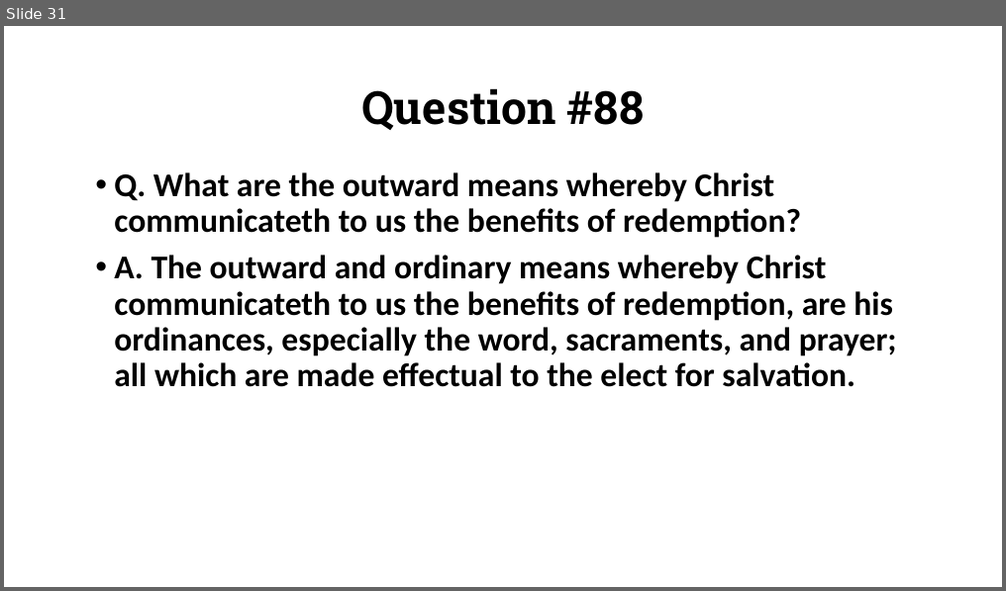
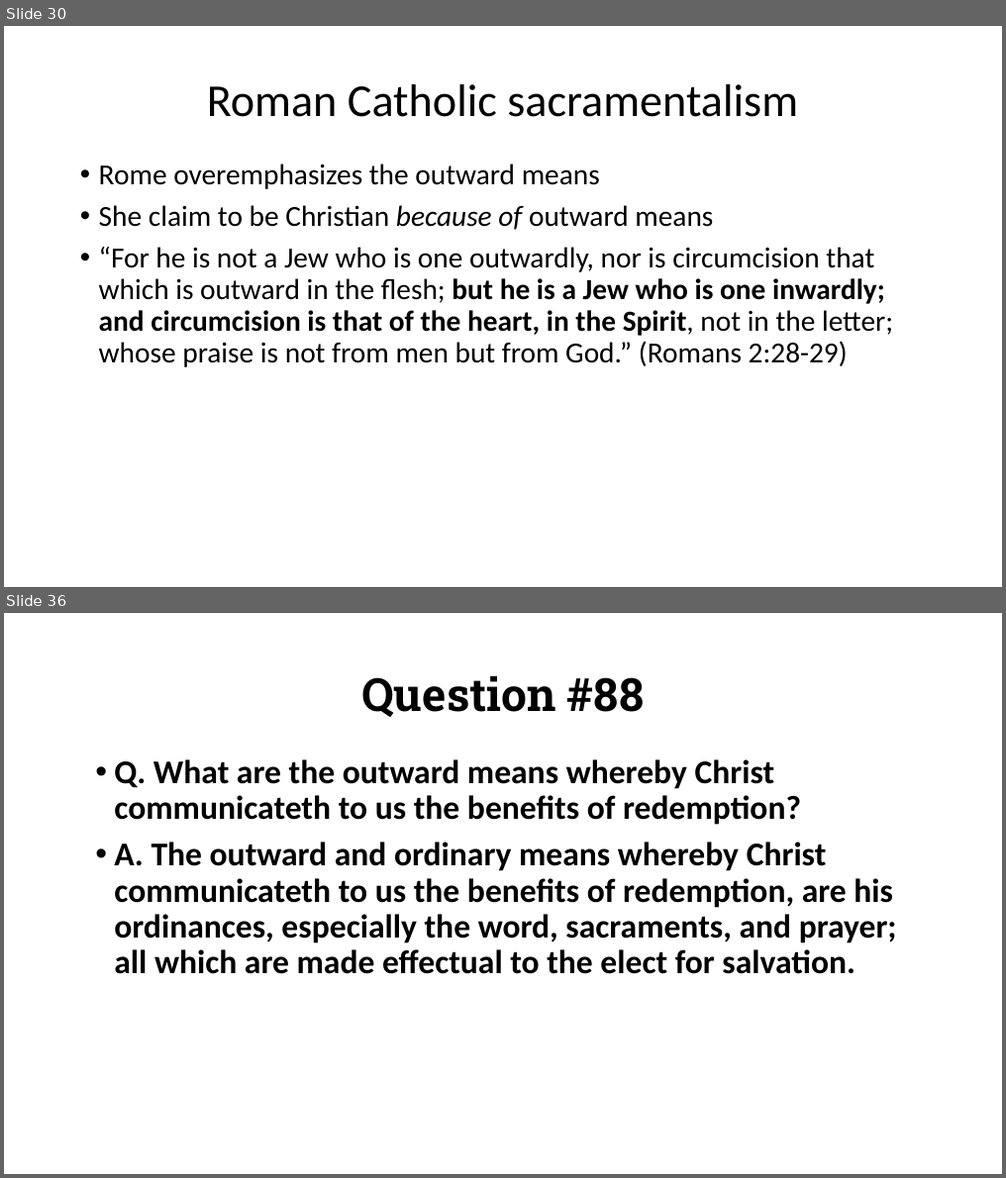
Before and after one commit to csmatyi/calvary_sunday_school, a slide deck: WSC85-88_211205.pptx. Shown one above the other, each under a label of ours: slide 31 before the commit, slides 30 and 36 after it; the slides between them are not shown. The pictures are 1006x591 and 1006x1178 pixels, drawn with LibreOffice and Linux fonts; fonts in the diff are those of the drawing. Boxes give left, top, right and bottom in pixels: in the first picture for what was removed or moved away, otherwise in the second. Text is boxed around its words. In the diff, an @@ line names an element or a change of style, - is before the commit and + after.

```diff
--- a/WSC85-88_211205.pptx
+++ b/WSC85-88_211205.pptx
@@ slide 30 added at <box>4,26,1002,587</box>, background #FFFFFF @@
@@ title added at <box>207,84,798,117</box>, 44 pt, text #000000 @@
+Roman Catholic sacramentalism
@@ text added at <box>99,164,893,368</box>, 28 pt, text #000000 @@
+• Rome overemphasizes the outward means
+• She claim to be Christian because of outward means
+• “For he is not a Jew who is one outwardly, nor is circumcision that which is outward in the flesh; but he is a Jew who is one inwardly; and circumcision is that of the heart, in the Spirit, not in the letter; whose praise is not from men but from God.” (Romans 2:28-29)
@@ what was slide 31 is now slide 36 @@
```
Also in this commit, not shown: 3 slides changed, 8 other slides added.
